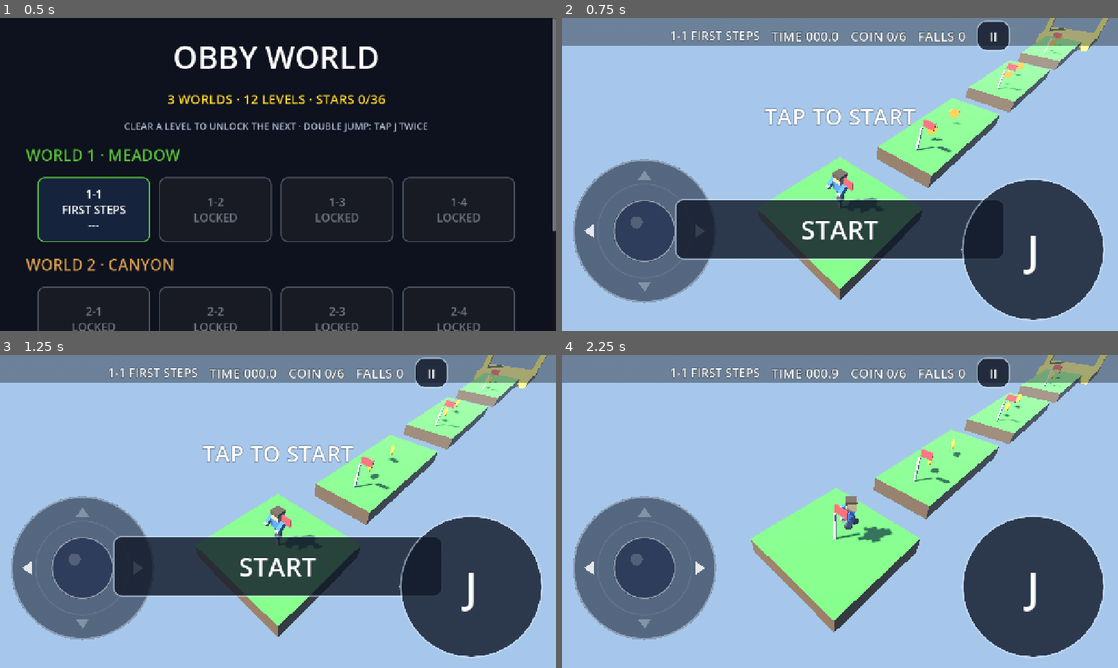
Above: before the commit, frames 1-4 (two rows, left to right).
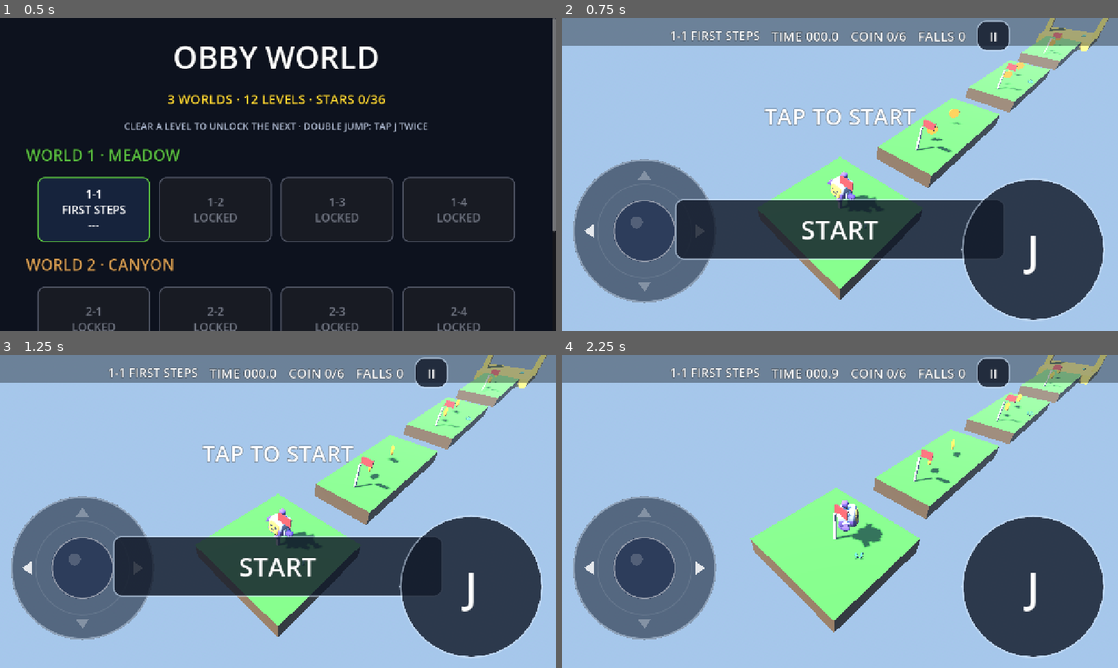
Above: after the commit, the same moments.

Repository: cykgames/002-obby
Game: Godot game, scene res://LevelSelect.tscn
Two runs of this game, one before a commit and one after it. Both use one fixed random seed, a clock stepped at 60 frames per second and the inputs below. Sound files missing from this copy of the repository are replaced by a short silence.
Inputs (mouse positions are in pixels of both pictures, inside the frame that each line leads up to):
- Up to frame 1 (0.5 s): no input
- Up to frame 2 (0.75 s): click "1-1 FIRST STEPS ---" at 0.5 s
- Up to frame 3 (1.25 s): no input
- Up to frame 4 (2.25 s): click "START" at 1.25 s; move the mouse to (962, 495) at 2.02 s; hold Right (move_right) from 2.03 s (still down); tap Space (jump) at 2.1 s; click (962, 495) at 2.17 s

Frame 1 is identical in both runs. In frame 2, 0.4% of the frame differs, in the area x 47-95%, y 5-68%; in frame 3, 0.4%; in frame 4, 0.5%, in the area x 49-95%, y 4-66%.

Commit message:
002-obby v0.1.0: Kenney CC0 character/decor, device-verified loop (select/play/checkpoint/double-jump/finish/unlock/persist), README + checkpoint + screenshots

Diff:
--- a/LevelGen.gd
+++ b/LevelGen.gd
@@ -112,6 +112,7 @@
 	_pad(6, 6, 0, "goal")
 	_build_collision()
 	_build_chunk_meshes()
+	_build_decorations()
 	_build_light()
 	kill_y = _min_top - 12.0
 
@@ -530,6 +531,32 @@
 		add_child(pillar)
 
 
+## Kenney Starter Kit decorations (CC0): grass tufts on pads, clouds above.
+## Visual only -- no collision, physics stays on the proven voxel terrain.
+func _build_decorations() -> void:
+	var cloud_scene: PackedScene = null
+	var grass_scene: PackedScene = null
+	if ResourceLoader.exists("res://assets/cloud.glb"):
+		cloud_scene = load("res://assets/cloud.glb")
+	if ResourceLoader.exists("res://assets/grass.glb"):
+		grass_scene = load("res://assets/grass.glb")
+	for i in range(nav.size()):
+		var p: Vector3 = nav[i]["pos"]
+		if grass_scene != null and i % 2 == 0:
+			var g := grass_scene.instantiate()
+			g.position = p + Vector3(1.6, -0.6, 0.0)
+			g.rotation.y = float(i) * 1.7
+			var gs := 0.8 + 0.3 * absf(sin(float(i)))
+			g.scale = Vector3(gs, gs, gs)
+			add_child(g)
+		if cloud_scene != null and i % 3 == 0:
+			var c := cloud_scene.instantiate()
+			c.position = p + Vector3(6.0 * sin(float(i) * 2.1), 11.0 + 2.0 * sin(float(i)), 6.0 * cos(float(i) * 1.3))
+			var cs := 1.5 + 0.5 * absf(sin(float(i) * 0.7))
+			c.scale = Vector3(cs, cs, cs)
+			add_child(c)
+
+
 func _build_light() -> void:
 	var sun := DirectionalLight3D.new()
 	sun.name = "Sun"
--- a/Player.gd
+++ b/Player.gd
@@ -314,13 +314,16 @@
 	var active := started and not _dead
 	var hspeed := Vector2(velocity.x, velocity.z).length()
 	if hspeed > 0.5:
-		_facing = atan2(velocity.x, velocity.z) + PI
+		# Block character faces -Z; the Kenney glTF character faces +Z.
+		_facing = atan2(velocity.x, velocity.z) + (0.0 if _gltf_mode else PI)
 	_visual.rotation.y = lerp_angle(_visual.rotation.y, _facing, 0.2)
 	if _gltf_mode:
 		if _gltf_anim != null:
-			var want := "run" if (is_on_floor() and hspeed > 0.5 and active) else "idle"
-			if not _gltf_anim.has_animation(want):
-				want = "Idle" if want == "idle" else "Run"
+			var want := "idle"
+			if not is_on_floor():
+				want = "jump"
+			elif hspeed > 0.5 and active:
+				want = "walk"
 			if _gltf_anim.has_animation(want) and _gltf_anim.current_animation != want:
 				_gltf_anim.play(want)
 		if not is_on_floor():
Binary file added: assets/Textures/colormap.png
Not shown, added: assets/Textures/colormap.png.import
Binary file added: assets/character.glb
Not shown, added: assets/character.glb.import
Binary file added: assets/cloud.glb
Not shown, added: assets/cloud.glb.import
Binary file added: assets/flag.glb
Not shown, added: assets/flag.glb.import
Binary file added: assets/grass.glb
Not shown, added: assets/grass.glb.import
Binary file added: docs/screenshots/double_jump.png
Binary file added: docs/screenshots/gameplay_checkpoint.png
(and 3 more such lines)
